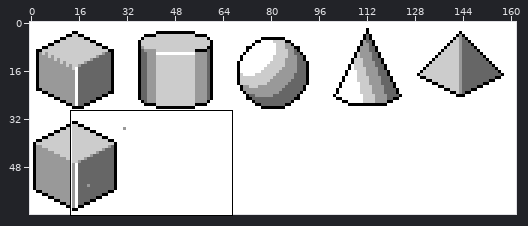
Pixel-art file -- BasicShapes/5shapes7.aseprite. The picture above shows the old version from afar; the outline marks the close-up.
Close-up. As it was:
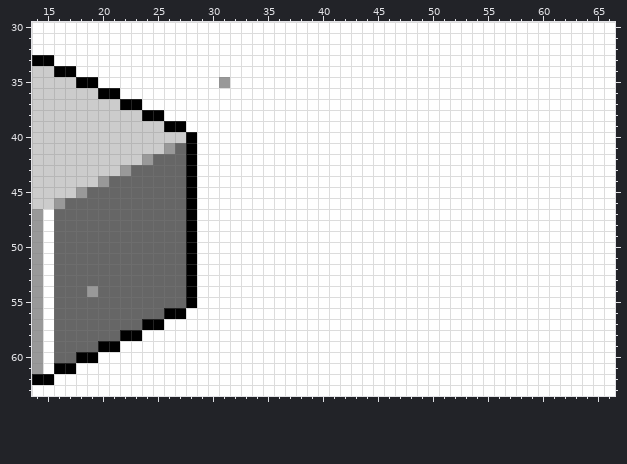
162x64 pixels, 1 frame. Shown: x 14..66, y 30..63.
New version:
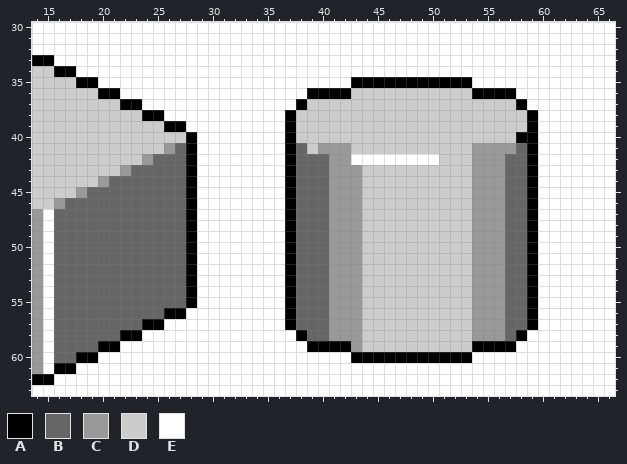
Palette (. is transparent): A #000000  B #666666  C #999999  D #cccccc  E #ffffff
Changes in this commit:
--- layer "Layer 2"
@@ x 14..66 @@
 34 DDAAEEEEEEEEEEEEEEEEEEEEEEEEEEEEEEEEEEEEEEEEEEEEEEEEE
-35 DDDDAAEEEEEEEEEEECEEEEEEEEEEEEEEEEEEEEEEEEEEEEEEEEEEE
-36 DDDDDDAAEEEEEEEEEEEEEEEEEEEEEEEEEEEEEEEEEEEEEEEEEEEEE
-37 DDDDDDDDAAEEEEEEEEEEEEEEEEEEEEEEEEEEEEEEEEEEEEEEEEEEE
-38 DDDDDDDDDDAAEEEEEEEEEEEEEEEEEEEEEEEEEEEEEEEEEEEEEEEEE
-39 DDDDDDDDDDDDAAEEEEEEEEEEEEEEEEEEEEEEEEEEEEEEEEEEEEEEE
-40 DDDDDDDDDDDDDDAEEEEEEEEEEEEEEEEEEEEEEEEEEEEEEEEEEEEEE
-41 DDDDDDDDDDDDCBAEEEEEEEEEEEEEEEEEEEEEEEEEEEEEEEEEEEEEE
-42 DDDDDDDDDDCBBBAEEEEEEEEEEEEEEEEEEEEEEEEEEEEEEEEEEEEEE
-43 DDDDDDDDCBBBBBAEEEEEEEEEEEEEEEEEEEEEEEEEEEEEEEEEEEEEE
-44 DDDDDDCBBBBBBBAEEEEEEEEEEEEEEEEEEEEEEEEEEEEEEEEEEEEEE
-45 DDDDCBBBBBBBBBAEEEEEEEEEEEEEEEEEEEEEEEEEEEEEEEEEEEEEE
-46 DDCBBBBBBBBBBBAEEEEEEEEEEEEEEEEEEEEEEEEEEEEEEEEEEEEEE
-47 CEBBBBBBBBBBBBAEEEEEEEEEEEEEEEEEEEEEEEEEEEEEEEEEEEEEE
-48 CEBBBBBBBBBBBBAEEEEEEEEEEEEEEEEEEEEEEEEEEEEEEEEEEEEEE
-49 CEBBBBBBBBBBBBAEEEEEEEEEEEEEEEEEEEEEEEEEEEEEEEEEEEEEE
-50 CEBBBBBBBBBBBBAEEEEEEEEEEEEEEEEEEEEEEEEEEEEEEEEEEEEEE
-51 CEBBBBBBBBBBBBAEEEEEEEEEEEEEEEEEEEEEEEEEEEEEEEEEEEEEE
-52 CEBBBBBBBBBBBBAEEEEEEEEEEEEEEEEEEEEEEEEEEEEEEEEEEEEEE
-53 CEBBBBBBBBBBBBAEEEEEEEEEEEEEEEEEEEEEEEEEEEEEEEEEEEEEE
-54 CEBBBCBBBBBBBBAEEEEEEEEEEEEEEEEEEEEEEEEEEEEEEEEEEEEEE
-55 CEBBBBBBBBBBBBAEEEEEEEEEEEEEEEEEEEEEEEEEEEEEEEEEEEEEE
-56 CEBBBBBBBBBBAAEEEEEEEEEEEEEEEEEEEEEEEEEEEEEEEEEEEEEEE
-57 CEBBBBBBBBAAEEEEEEEEEEEEEEEEEEEEEEEEEEEEEEEEEEEEEEEEE
-58 CEBBBBBBAAEEEEEEEEEEEEEEEEEEEEEEEEEEEEEEEEEEEEEEEEEEE
-59 CEBBBBAAEEEEEEEEEEEEEEEEEEEEEEEEEEEEEEEEEEEEEEEEEEEEE
-60 CEBBAAEEEEEEEEEEEEEEEEEEEEEEEEEEEEEEEEEEEEEEEEEEEEEEE
+35 DDDDAAEEEEEEEEEEEEEEEEEEEEEEEAAAAAAAAAAAEEEEEEEEEEEEE
+36 DDDDDDAAEEEEEEEEEEEEEEEEEAAAADDDDDDDDDDDAAAAEEEEEEEEE
+37 DDDDDDDDAAEEEEEEEEEEEEEEADDDDDDDDDDDDDDDDDDDAEEEEEEEE
+38 DDDDDDDDDDAAEEEEEEEEEEEADDDDDDDDDDDDDDDDDDDDDAEEEEEEE
+39 DDDDDDDDDDDDAAEEEEEEEEEADDDDDDDDDDDDDDDDDDDDDAEEEEEEE
+40 DDDDDDDDDDDDDDAEEEEEEEEADDDDDDDDDDDDDDDDDDDDAAEEEEEEE
+41 DDDDDDDDDDDDCBAEEEEEEEEABDCCCDDDDDDDDDDDCCCCBAEEEEEEE
+42 DDDDDDDDDDCBBBAEEEEEEEEABBBCCEEEEEEEEDDDCCCBBAEEEEEEE
+43 DDDDDDDDCBBBBBAEEEEEEEEABBBCCCDDDDDDDDDDCCCBBAEEEEEEE
+44 DDDDDDCBBBBBBBAEEEEEEEEABBBCCCDDDDDDDDDDCCCBBAEEEEEEE
+45 DDDDCBBBBBBBBBAEEEEEEEEABBBCCCDDDDDDDDDDCCCBBAEEEEEEE
+46 DDCBBBBBBBBBBBAEEEEEEEEABBBCCCDDDDDDDDDDCCCBBAEEEEEEE
+47 CEBBBBBBBBBBBBAEEEEEEEEABBBCCCDDDDDDDDDDCCCBBAEEEEEEE
+48 CEBBBBBBBBBBBBAEEEEEEEEABBBCCCDDDDDDDDDDCCCBBAEEEEEEE
+49 CEBBBBBBBBBBBBAEEEEEEEEABBBCCCDDDDDDDDDDCCCBBAEEEEEEE
+50 CEBBBBBBBBBBBBAEEEEEEEEABBBCCCDDDDDDDDDDCCCBBAEEEEEEE
+51 CEBBBBBBBBBBBBAEEEEEEEEABBBCCCDDDDDDDDDDCCCBBAEEEEEEE
+52 CEBBBBBBBBBBBBAEEEEEEEEABBBCCCDDDDDDDDDDCCCBBAEEEEEEE
+53 CEBBBBBBBBBBBBAEEEEEEEEABBBCCCDDDDDDDDDDCCCBBAEEEEEEE
+54 CEBBBBBBBBBBBBAEEEEEEEEABBBCCCDDDDDDDDDDCCCBBAEEEEEEE
+55 CEBBBBBBBBBBBBAEEEEEEEEABBBCCCDDDDDDDDDDCCCBBAEEEEEEE
+56 CEBBBBBBBBBBAAEEEEEEEEEABBBCCCDDDDDDDDDDCCCBBAEEEEEEE
+57 CEBBBBBBBBAAEEEEEEEEEEEABBBCCCDDDDDDDDDDCCCBBAEEEEEEE
+58 CEBBBBBBAAEEEEEEEEEEEEEEABBCCCDDDDDDDDDDCCCBAEEEEEEEE
+59 CEBBBBAAEEEEEEEEEEEEEEEEEAAAACDDDDDDDDDDAAAAEEEEEEEEE
+60 CEBBAAEEEEEEEEEEEEEEEEEEEEEEEAAAAAAAAAAAEEEEEEEEEEEEE
 61 CEAAEEEEEEEEEEEEEEEEEEEEEEEEEEEEEEEEEEEEEEEEEEEEEEEEE
Pixel boxes of the changes (left, top, right, bottom) in both close-ups:
changed: (219, 77, 230, 88)
changed: (285, 77, 538, 363)
changed: (87, 286, 98, 297)
